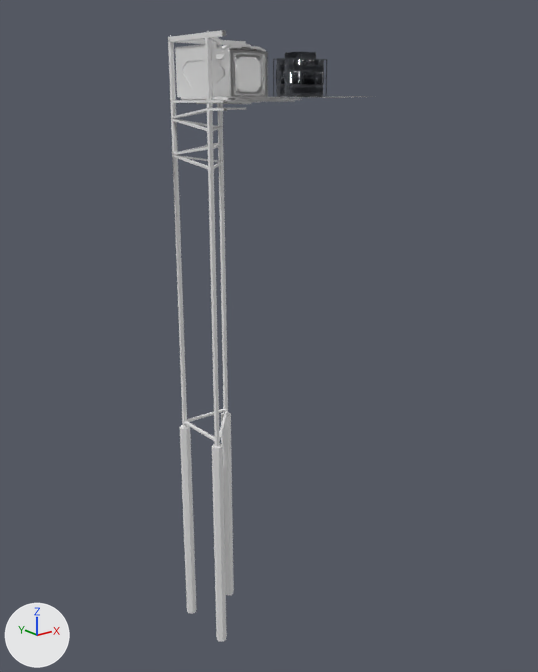
The FBX model DungeonCrawler/Assets/Assets/Meshes/MSH_Rooms_Proto.fbx: old version first, new version second.
One viewpoint serves both versions: a 50 mm lens placed at (-43.2, -49.8, -0.4), pointed at (-0.2, 3.9, -21.9). The axes (+X, +Y, +Z) are drawn at lower left. The lights are the same throughout. Where no turn or scale is listed for an object, it has been applied to the vertices. Vertices at the same position are counted once.

Script lines for the objects in view, before the commit:
```python
me_cube_006 = bpy.data.meshes.new('Cube.006')
me_cube_006.from_pydata(...)  # 2114 vertices, 2117 faces; spans x -2.0..2.0, y -1.1..1.1, z 0.0..2.5
# faces by material slot: [1941, 32, 64, 80]
me_cube_006.materials.append(mat_grid)  # picture img_uvcheckermap_png
me_cube_006.materials.append(mat_grid_tans)  # picture img_uvcheckermap_png
me_cube_006.materials.append(mat_material)  # white #e7e7e7
me_cube_006.materials.append(mat_grid_pat)
me_msh_roomsupport = bpy.data.meshes.new('MSH_RoomSupport')
me_msh_roomsupport.from_pydata(...)  # 264 vertices, 310 faces; spans x -8.2..0.0, y 0.0..8.2, z -52.0..4.8
me_msh_roomwall = bpy.data.meshes.new('MSH_RoomWall')
me_msh_roomwall.from_pydata(...)  # 230 vertices, 249 faces; spans x -7.45..-2.1, y 2.1..7.45, z 0.0..4.0
ob_cube_382 = bpy.data.objects.new('Cube.382', me_cube_006)
ob_cube_382.location = (0.0, 0.0, 0.0)
ob_msh_roomsupport = bpy.data.objects.new('MSH_RoomSupport', me_msh_roomsupport)
ob_msh_roomsupport.location = (0.0, 0.0, 0.0)
ob_msh_wall = bpy.data.objects.new('MSH_Wall', me_msh_roomwall)
ob_msh_wall.location = (0.0, 0.0, 0.0)
# also in view: 'MSH_DoorClosed' at (0.0, 7.3, 2.0); 'MSH_DoorOpen' at (0.0, 7.3, 2.0)
```
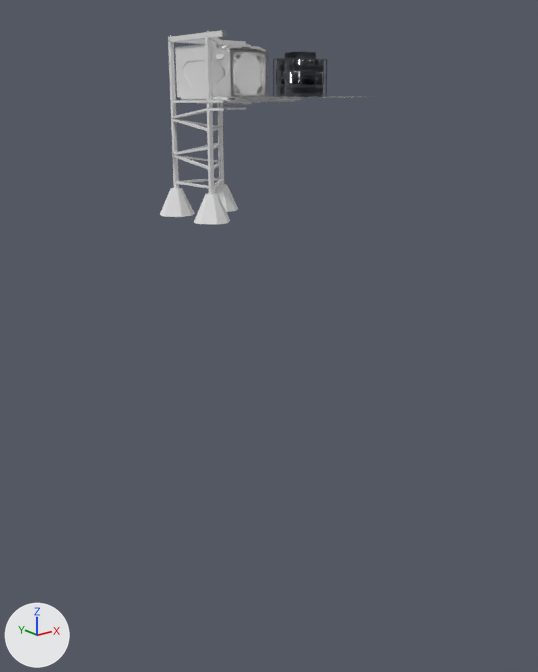
Where the newer file only moved an object's origin or applied its transform, the numbers keep the older frame.

Changed parts and their boxes [x1, y1, x2, y2] in the pictures (538 x 672 px; the box of a moved part takes in the faces that stretch with it):
'MSH_RoomSupport', reshaped (10% wider, 68% shorter): before [168, 30, 246, 642]; after [160, 30, 246, 224]
part 1 of me_msh_roomsupport, moved or reshaped: before [173, 157, 234, 642]; after [160, 157, 238, 224]

The edits, one by one:
me_msh_roomsupport is used by ob_msh_roomsupport; location (0.0, 0.0, 0.0).
me_msh_roomsupport had 264 vertices, 310 faces and spanned x -8.2..0.0, y 0.0..8.2, z -52.0..4.8.
me_msh_roomsupport now has 264 vertices, 310 faces and spans x -9.2..0.0, y 0.0..9.2, z -10.0..4.8.
me_msh_roomsupport part 1: 96 of 264 vertices moved; they spanned x -8.2..-2.3, y 1.7..8.2, z -52.0..-30.1 and now span x -9.2..-1.3, y 0.7..9.2, z -10.0..-7.1; mean shift (0.0, 0.0, 30.1); largest move (-7.2, 2.4, -52.0) -> (-6.2, 2.7, -10.0).
